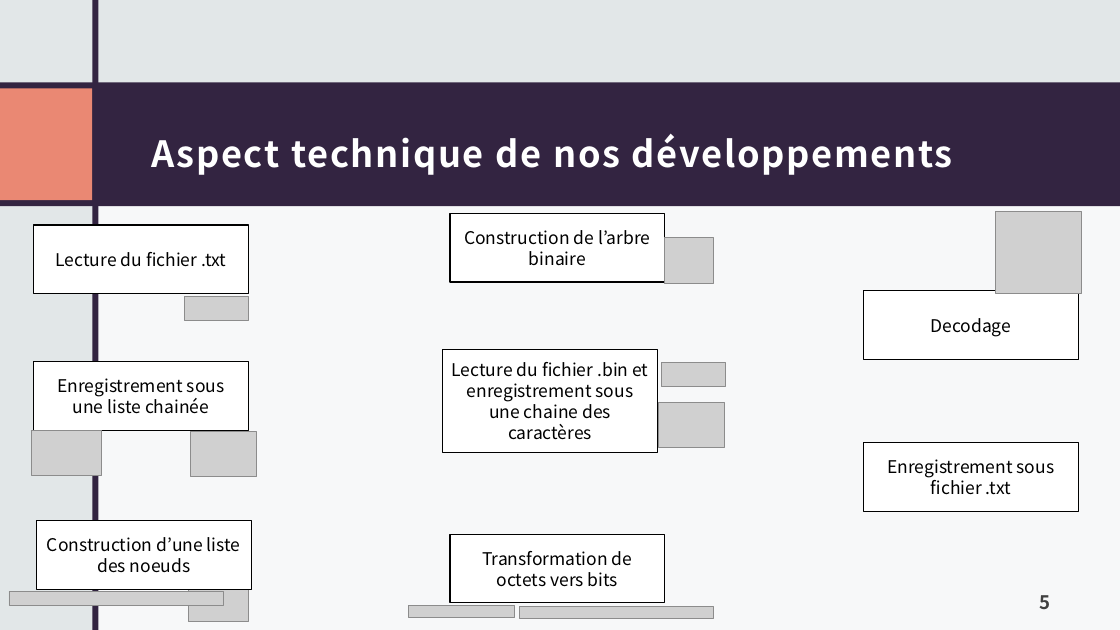
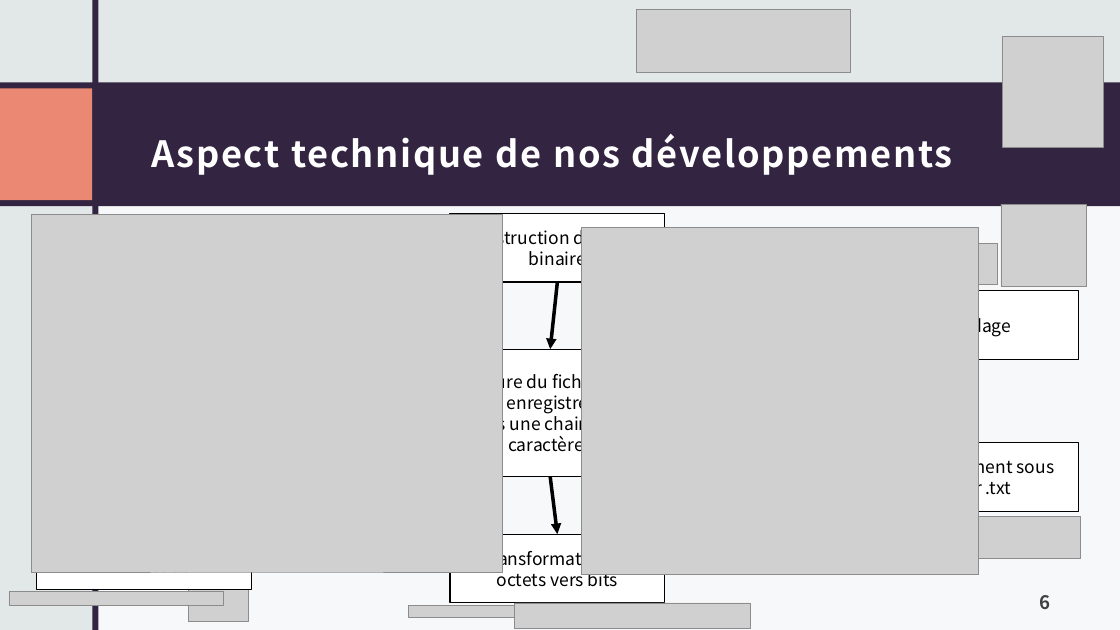
Before and after one commit to Mathieu-Lin/Huffman-Decodage, a slide deck: slide 6 of PresentationHuffmanDecodage.pptx (slide 5 before the commit). Drawn at 1120x630 pixels with LibreOffice and Linux fonts; fonts in the diff are those of the drawing; grey boxes stand for pictures. Boxes give left, top, right and bottom in pixels: in the first picture for what was removed or moved away, otherwise in the second. Text is boxed around its words. In the diff, an @@ line names an element or a change of style, - is before the commit and + after.

```diff
--- a/PresentationHuffmanDecodage.pptx
+++ b/PresentationHuffmanDecodage.pptx
@@ picture added at <box>637,9,851,72</box> @@
@@ picture added at <box>1003,37,1103,148</box> @@
@@ picture: place and size @@
-picture at <box>996,212,1081,294</box>
+picture at <box>1002,204,1087,287</box>
@@ picture added at <box>31,214,502,572</box> @@
@@ rectangle removed at <box>34,225,249,294</box> @@
-Lecture du fichier .txt
@@ picture added at <box>581,228,979,574</box> @@
@@ picture removed at <box>665,238,712,284</box> @@
@@ picture added at <box>762,243,997,284</box> @@
@@ picture removed at <box>184,297,248,321</box> @@
@@ arrow added from (558, 282) to (550, 350), #000000 3 pt @@
@@ rectangle "Lecture du fichier .bin puis ...": place and size @@
-rectangle "Lecture du fichier .bin puis ..." at <box>443,350,658,453</box>
+rectangle "Lecture du fichier .bin puis ..." at <box>443,350,658,477</box>
@@ rectangle removed at <box>34,361,249,430</box> @@
-Enregistrement sous une liste chainée
@@ text in rectangle at <box>462,370,632,456</box>: text changed @@
-Lecture du fichier .bin et enregistrement sous une chaine des caractères
+Lecture du fichier .bin puis enregistrement sous une chaine des caractères
@@ picture removed at <box>661,362,725,386</box> @@
@@ picture removed at <box>659,402,724,448</box> @@
@@ picture removed at <box>191,432,256,477</box> @@
@@ arrow added from (550, 477) to (558, 534), #000000 3 pt @@
@@ picture added at <box>975,517,1081,559</box> @@
@@ page number at <box>1040,595,1051,609</box>: text changed @@
-5
+6
@@ picture added at <box>515,603,750,629</box> @@
@@ picture removed at <box>520,607,713,618</box> @@
```
Also in this commit, not shown: 4 other slides changed, 17 slides added, 14 other files.
